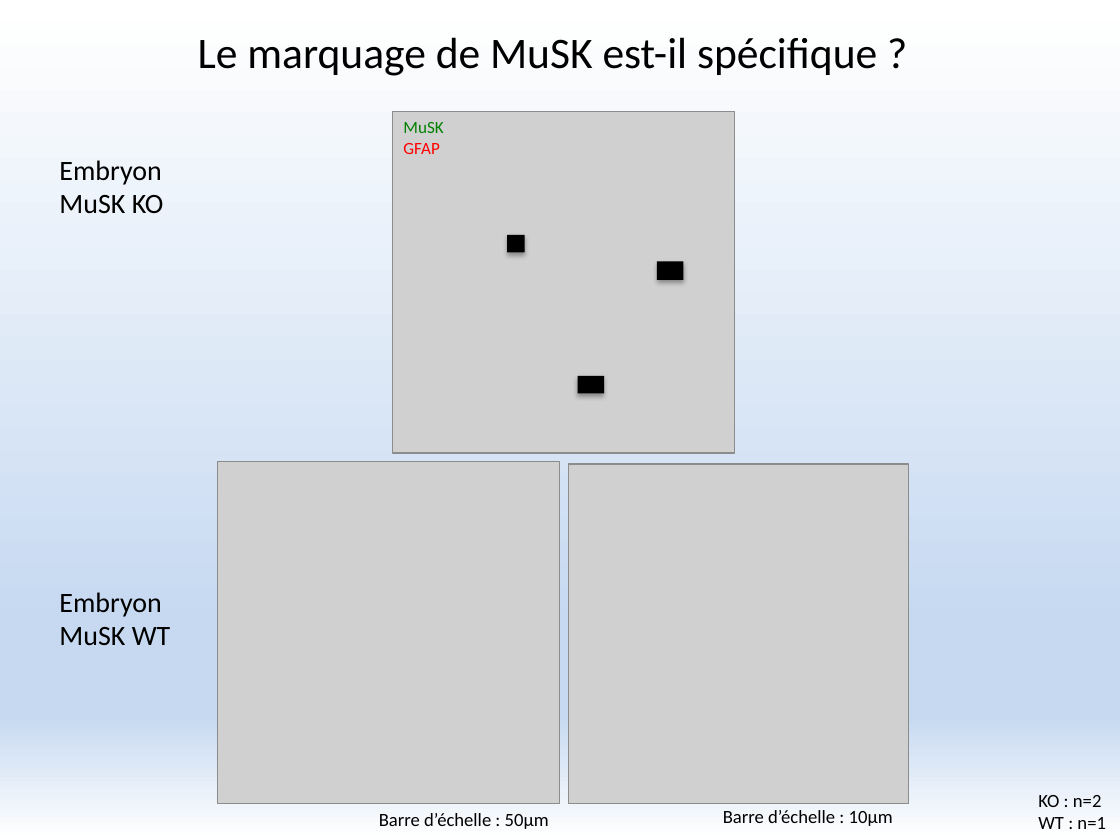
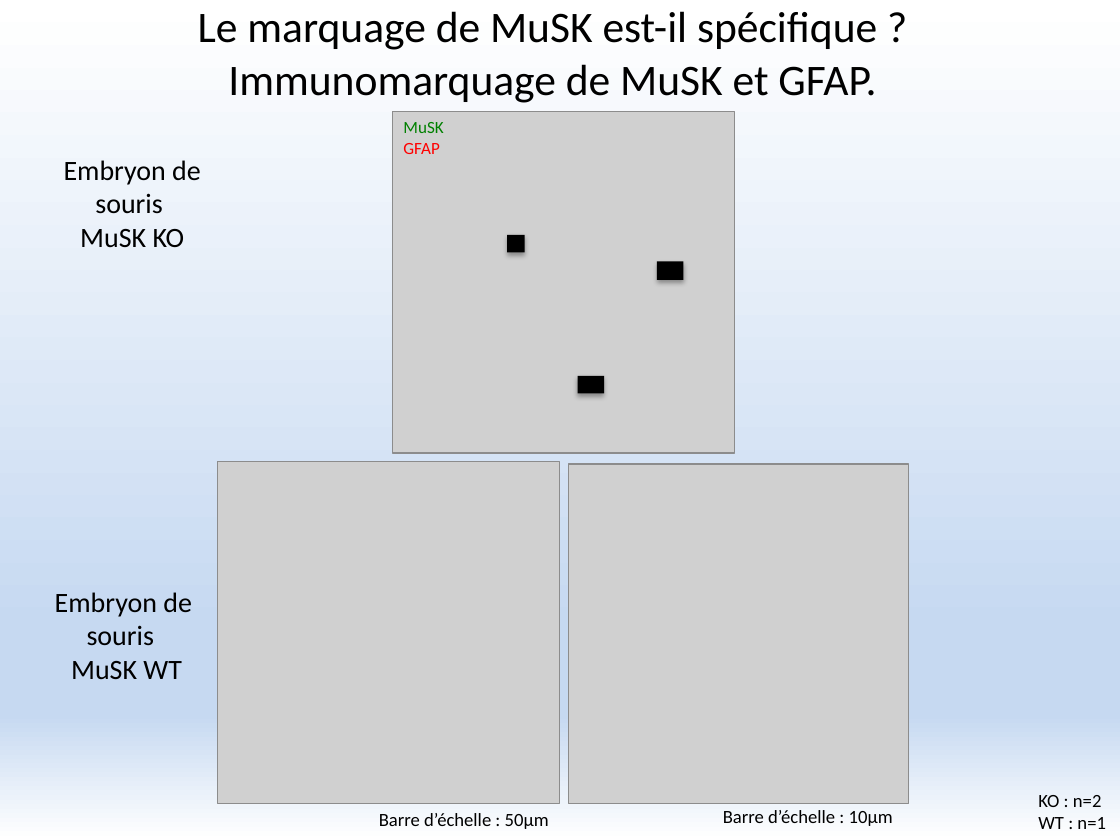
Before and after one commit to FlorentKl/rapport-m2, a slide deck: slide 12 of Présentation Oral.pptx. Drawn at 1120x840 pixels with LibreOffice and Linux fonts; fonts in the diff are those of the drawing; grey boxes stand for pictures. Boxes give left, top, right and bottom in pixels: in the first picture for what was removed or moved away, otherwise in the second. Text is boxed around its words. In the diff, an @@ line names an element or a change of style, - is before the commit and + after.

```diff
--- a/Présentation Oral.pptx
+++ b/Présentation Oral.pptx
@@ title at [198,11,877,103]: text changed @@
-Le marquage de MuSK est-il spécifique ?
+Le marquage de MuSK est-il spécifique ? Immunomarquage de MuSK et GFAP.
@@ text at [64,160,201,248]: text changed @@
-Embryon MuSK KO
+Embryon de souris
+MuSK KO
@@ text at [55,592,192,679]: text changed @@
-Embryon MuSK WT
+Embryon de souris
+MuSK WT
```
Also in this commit, not shown: 11 other slides changed.
